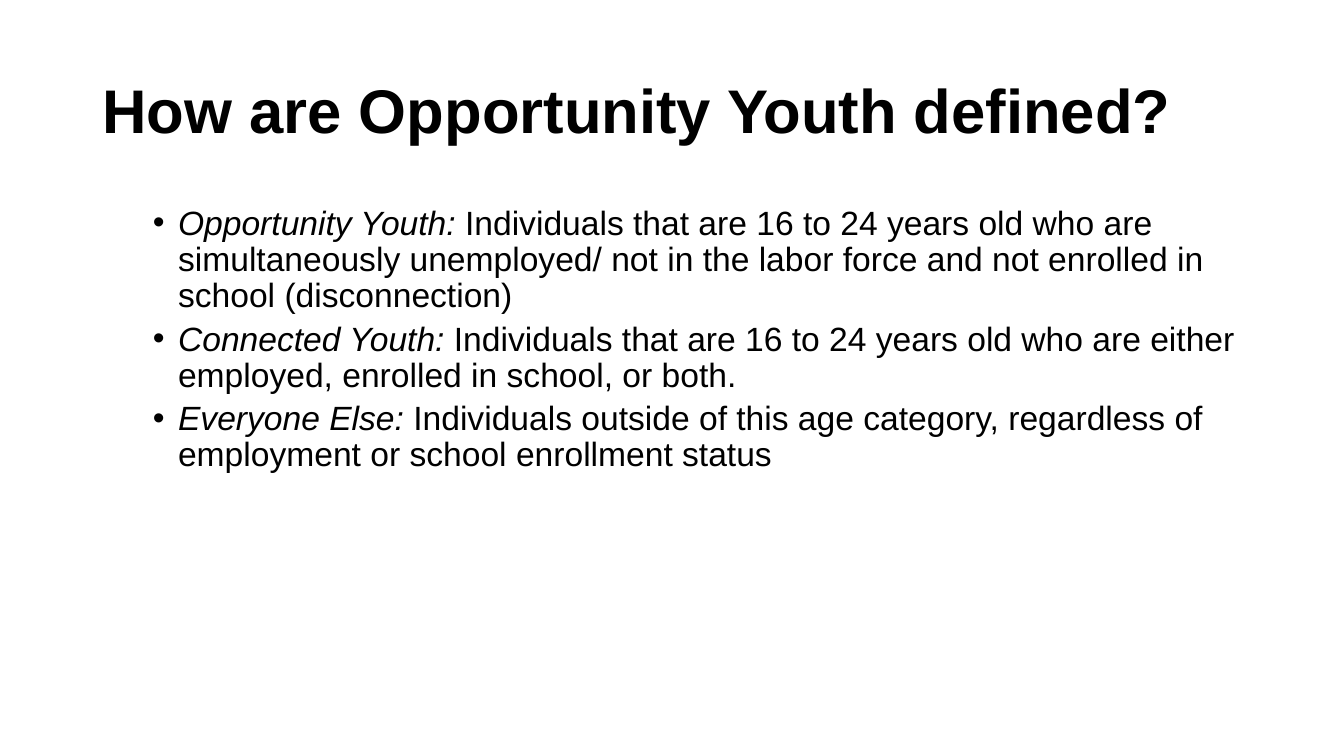
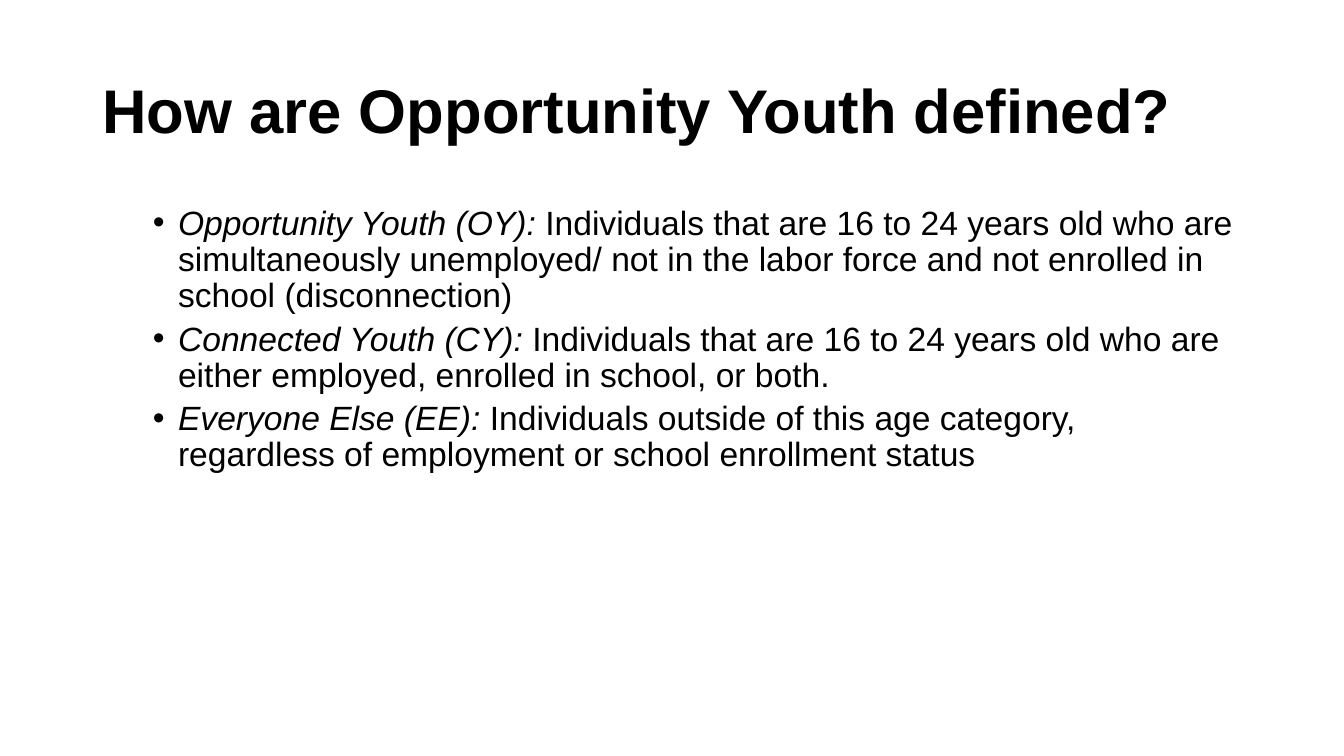
Before and after one commit to ucdiegorubi/oy_census_analysis, a slide deck: slide 6 of create_powerpoint/household_structure_estimates.pptx. Drawn at 1344x756 pixels with LibreOffice and Linux fonts; fonts in the diff are those of the drawing; background and template pictures are left out. Boxes give left, top, right and bottom in pixels: in the first picture for what was removed or moved away, otherwise in the second. Text is boxed around its words. In the diff, an @@ line names an element or a change of style, - is before the commit and + after.

```diff
--- a/create_powerpoint/household_structure_estimates.pptx
+++ b/create_powerpoint/household_structure_estimates.pptx
@@ text at <box>178,210,1233,473</box>: text changed @@
-  • Opportunity Youth: Individuals that are 16 to 24 years old who are simultaneously unemployed/ not in the labor force and not enrolled in school (disconnection)
-  • Connected Youth: Individuals that are 16 to 24 years old who are either employed, enrolled in school, or both.
-  • Everyone Else: Individuals outside of this age category, regardless of employment or school enrollment status
+  • Opportunity Youth (OY): Individuals that are 16 to 24 years old who are simultaneously unemployed/ not in the labor force and not enrolled in school (disconnection)
+  • Connected Youth (CY): Individuals that are 16 to 24 years old who are either employed, enrolled in school, or both.
+  • Everyone Else (EE): Individuals outside of this age category, regardless of employment or school enrollment status
```
Also in this commit, not shown: 7 other slides changed, 5 other files.
